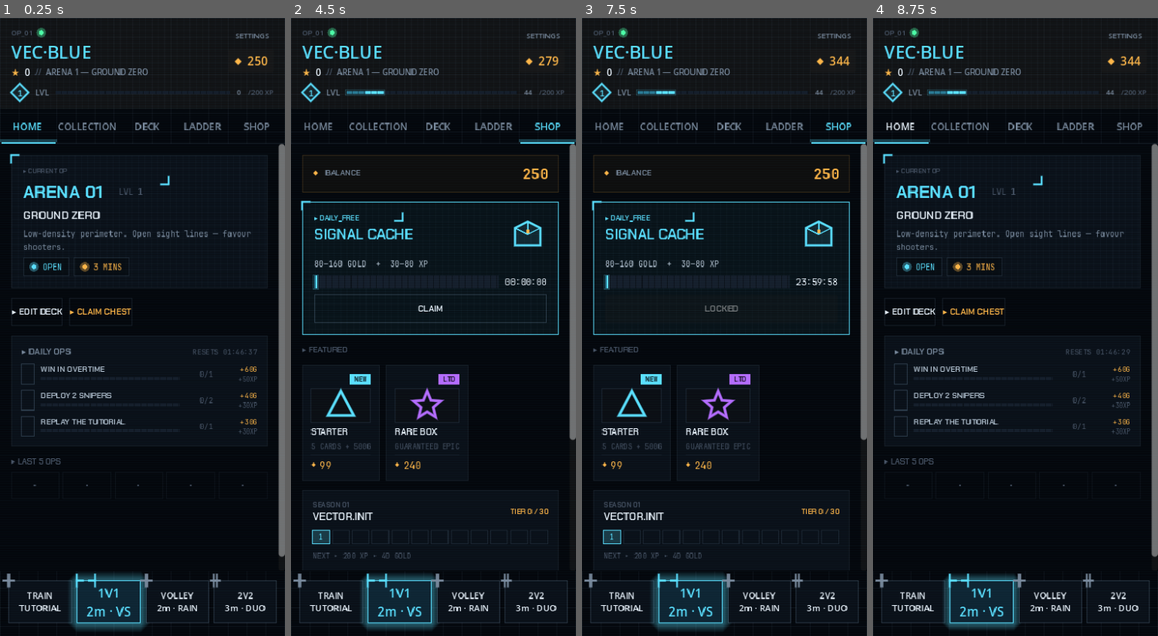
Above: before the commit, frames 1-4 (left to right).
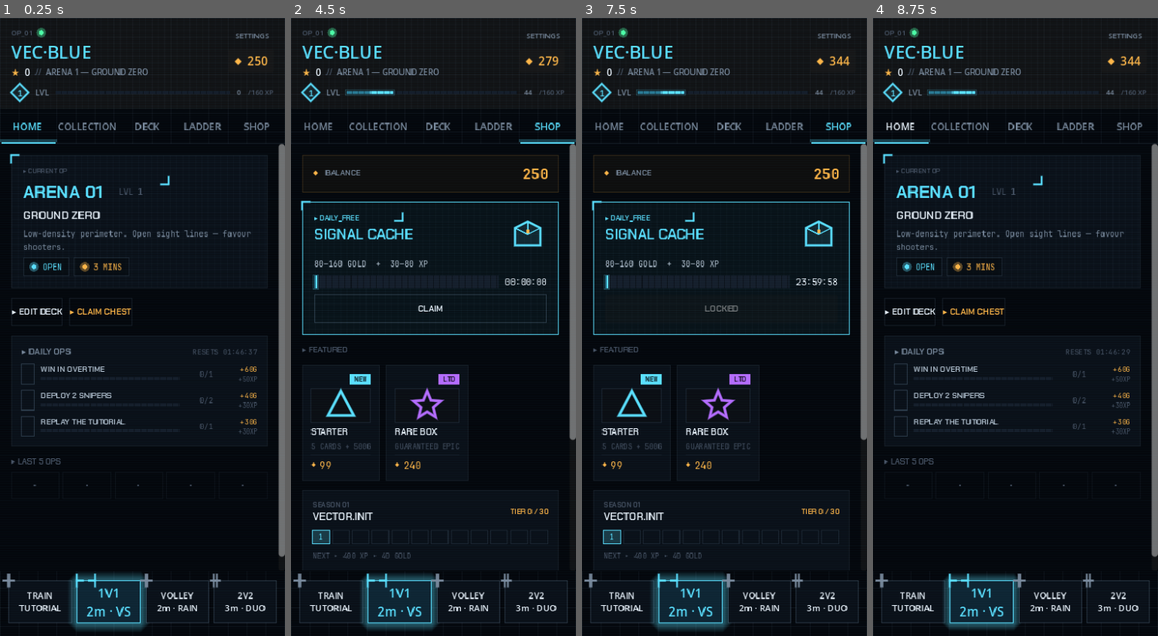
Above: after the commit, the same moments.

Repository: Catalyst86/battle-vector
Game: Godot game, scene res://scenes/main.tscn
Two runs of this game, one before a commit and one after it. Both use one fixed random seed, a clock stepped at 60 frames per second and the inputs below.
Inputs:
- Up to frame 1 (0.25 s): no input
- Up to frame 2 (4.5 s): click "HOME" at 0.5 s; click "COLLECTION" at 1.25 s; click "DECK" at 2 s; click "LADDER" at 2.75 s; click "SHOP" at 3.5 s; click "CLAIM" at 4.25 s
- Up to frame 3 (7.5 s): click "1V1 2m · VS" at 5 s; click "VOLLEY 2m · RAIN" at 5.75 s; click "2V2 3m · DUO" at 6.5 s; click "×" at 7.25 s
- Up to frame 4 (8.75 s): click "HOME" at 8 s

The runs differ from the first frame. In frame 1, less than 0.1% of the frame differs, in the area x 88-92%, y 11-13%; in frame 2, less than 0.1%, in the area x 18-92%, y 11-88%; in frame 3, less than 0.1%; in frame 4, less than 0.1%.

Commit message:
balance: progression rebalance per audit H1 + C4
Two linked changes to pull progression pacing closer to benchmarks.

H1 — UPGRADE_COSTS × 1.5. Was [20,50,100,200,400,800,1500,3000,6000]
(12,070 total to max one card). Now [30,75,150,300,600,1200,2250,4500,
9000] (18,105 total). At the measured F2P income rate of ~493 gold/day
this moves days-to-max-1-card from 24.5 → 37 days — still below the
60-120 benchmark floor but closer than 3× under.

C4 — xp_to_next coefficient halved, 80 → 40. The original quadratic
implied 2,550 matches to reach L15 (5× the 300-500 benchmark ceiling);
halving it puts max at ~1,275 matches, inside 2.5×. Still on the
generous-grind side but reachable within a realistic play horizon.

Dependency: season_pass XP_PER_TIER doubled 200 → 400 so the 30-tier
season still takes ~12,000 XP (unchanged relative to player XP rate).
Without this adjustment the season would have filled in half its
intended duration.

No migration logic for players mid-upgrade; their banked gold keeps
working at the new cost curve (some upgrades that were affordable
will need a bit more). Accept this as the cost of calibrating pre-
launch rather than post-launch-with-telemetry.

Diff:
--- a/vector/autoload/player_profile.gd
+++ b/vector/autoload/player_profile.gd
@@ -5,7 +5,10 @@
 const PROFILE_PATH := "user://profile.tres"
 
 ## Upgrade costs, index 0 = cost to go from L1 → L2, etc.
-const UPGRADE_COSTS: Array[int] = [20, 50, 100, 200, 400, 800, 1500, 3000, 6000]
+## Audit-raised 1.5× from the original (20/50/100/200/400/800/1500/3000/6000)
+## to pull days-to-max-1-card from ~25 toward the 60-120 benchmark floor.
+## Total L1→L10 cost: 18,105 gold.
+const UPGRADE_COSTS: Array[int] = [30, 75, 150, 300, 600, 1200, 2250, 4500, 9000]
 
 ## Arena trophy thresholds (index = arena level).
 const ARENA_THRESHOLDS: Array[int] = [0, 100, 300, 600, 1000, 1500, 2200, 3000]
@@ -149,10 +152,14 @@
 # --- Player XP / level ------------------------------------------------------
 
 ## XP required to go from level `lvl` → `lvl+1`. Quadratic ramp.
+## Audit pulled coefficient from 80 → 40 (halved) so matches-to-max-level
+## moves from ~2550 toward the 300-500 benchmark. Now: ~1275 matches at
+## median XP rate — still above the ceiling but within 2.5× rather than 5×.
+## If this feels too fast in playtest, raise coefficient toward 60.
 func xp_to_next(lvl: int) -> int:
 	if lvl >= data.max_player_level:
 		return -1
-	return 80 * lvl * lvl + 120
+	return 40 * lvl * lvl + 120
 
 func xp_progress_frac() -> float:
 	var needed := xp_to_next(data.player_level)
--- a/vector/autoload/season_pass.gd
+++ b/vector/autoload/season_pass.gd
@@ -8,7 +8,10 @@
 const SEASON_NAME: String = "VECTOR.INIT"
 const SEASON_NUMBER: int = 1
 const MAX_TIER: int = 30
-const XP_PER_TIER: int = 200
+## Audit raised from 200 → 400 to compensate for the halved player-XP
+## curve (player_profile.xp_to_next coefficient 80 → 40). Without this
+## adjustment the season pass would fill in half the intended time.
+const XP_PER_TIER: int = 400
 ## Unix timestamp the season ends — hard-coded 30 days from the project's
 ## reference date. Replace when you roll a real season schedule.
 const SEASON_END_UNIX: int = 1776614400   # 2026-04-19 + 30d at 00:00 UTC (approx)
